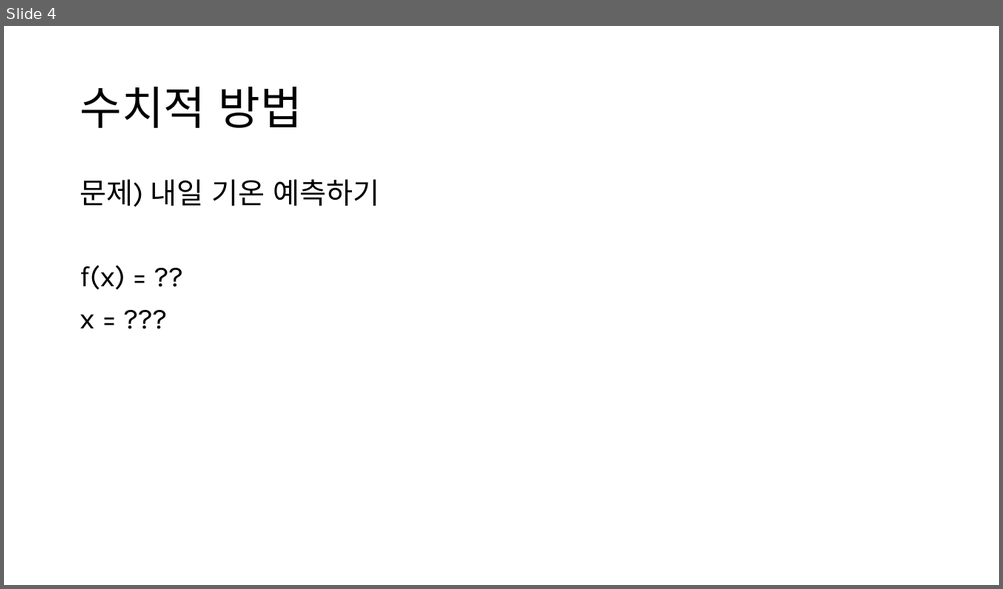
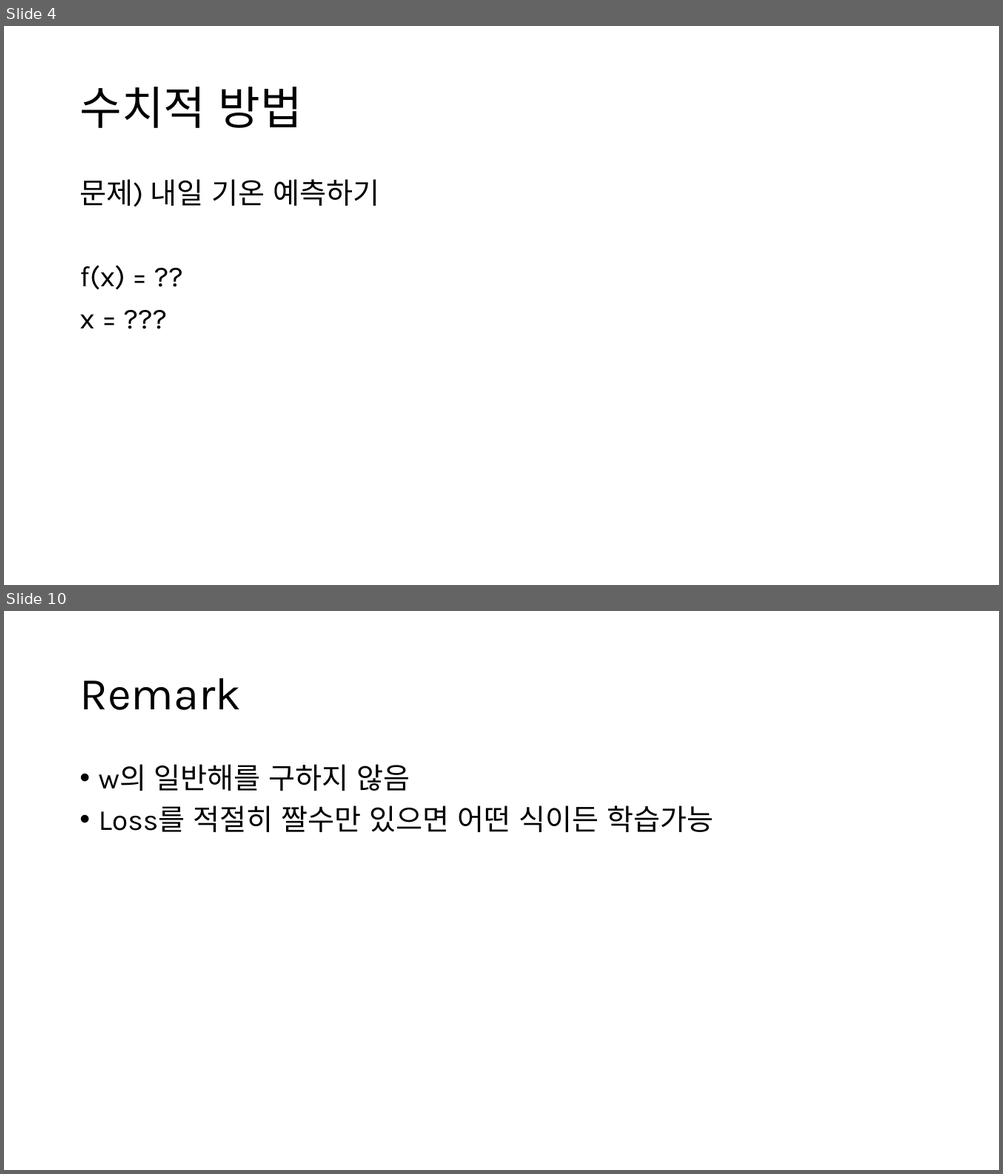
Before and after one commit to Y0rFa1se/2025-2-HAI-STUDY, a slide deck: 1/DL.pptx. Shown one above the other, each under a label of ours: slide 4 before the commit, slides 4 and 10 after it; the slides between them are not shown. The pictures are 1003x589 and 1003x1174 pixels, drawn with LibreOffice and Linux fonts; fonts in the diff are those of the drawing. Boxes give left, top, right and bottom in pixels: in the first picture for what was removed or moved away, otherwise in the second. Text is boxed around its words. In the diff, an @@ line names an element or a change of style, - is before the commit and + after.

```diff
--- a/1/DL.pptx
+++ b/1/DL.pptx
@@ slide 10 added at <box>4,611,999,1170</box>, background #FFFFFF @@
@@ title added at <box>79,678,241,710</box>, 44 pt, text #000000 @@
+Remark
@@ text added at <box>99,764,713,832</box>, 28 pt, text #000000 @@
+• w의 일반해를 구하지 않음
+• Loss를 적절히 짤수만 있으면 어떤 식이든 학습가능
```
Also in this commit, not shown: 2 slides changed, 4 other slides added, 1 slide removed.
